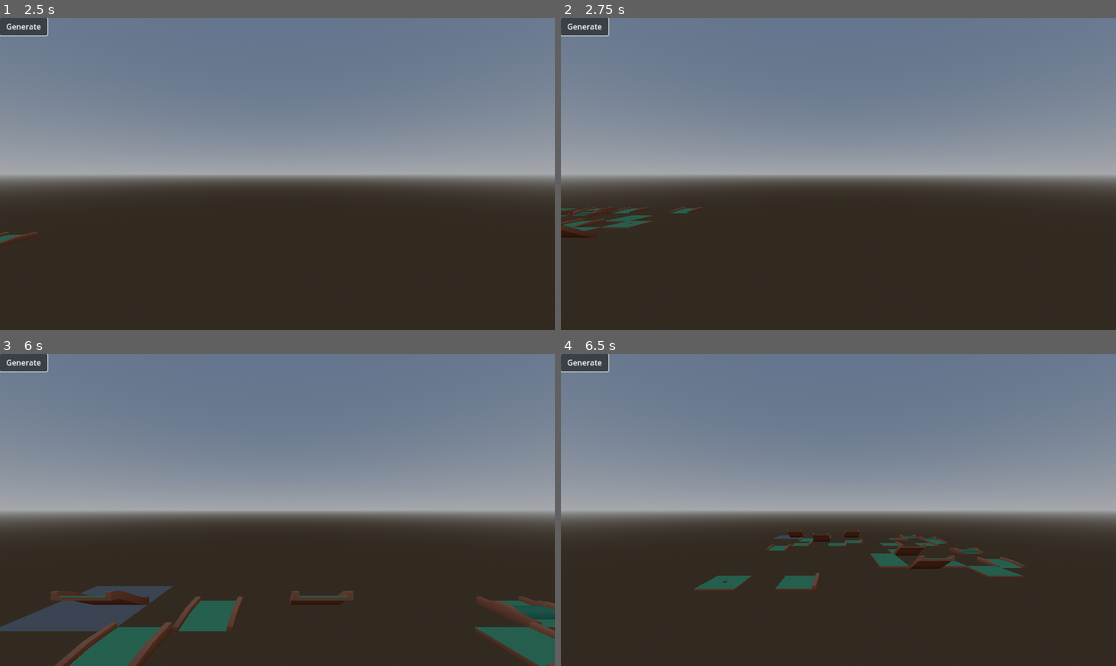
Above: before the commit, frames 1-4 (two rows, left to right).
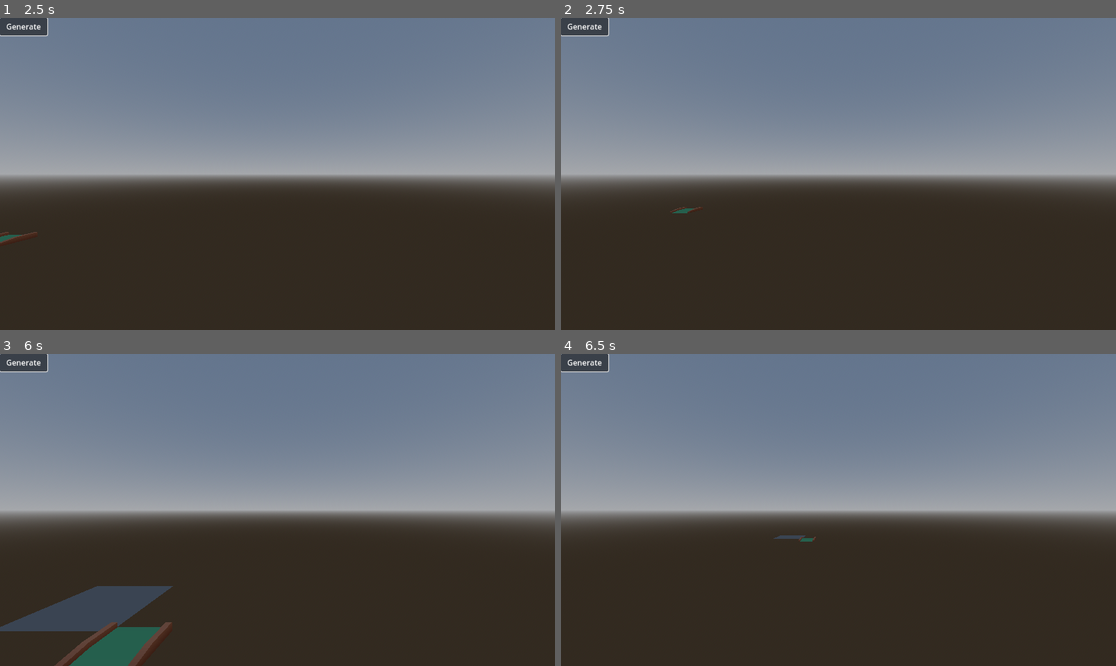
Above: after the commit, the same moments.

Repository: Inocybe/wave-function-collapse
Game: Godot game, scene res://main.tscn
Two runs of this game, one before a commit and one after it. Both use one fixed random seed, a clock stepped at 60 frames per second and the inputs below.
Inputs (mouse positions are in pixels of both pictures, inside the frame that each line leads up to):
- Up to frame 1 (2.5 s): click "Generate" at 0.5 s; tap Enter at 1.25 s; move the mouse to (399, 158) at 1.27 s; hold D 1.28-2.03 s; tap Shift at 1.35 s; click (399, 158) at 1.42 s; tap Space at 2 s; move the mouse to (166, 189) at 2.02 s; hold S from 2.03 s (still down); tap Ctrl at 2.1 s
- Up to frame 2 (2.75 s): keep holding S
- Up to frame 3 (6 s): move the mouse to (333, 441) at 2.77 s; release S at 2.78 s; hold D 2.78-3.53 s; tap Shift at 2.85, 4.35, 5.85 s; tap Enter at 3.5, 5 s; move the mouse to (249, 572) at 3.52 s; hold W 3.53-4.28 s; tap Ctrl at 3.6, 5.1 s; click (249, 572) at 3.67 s; tap Space at 4.25, 5.75 s; move the mouse to (444, 556) at 4.27 s; hold A 4.28-5.78 s; move the mouse to (111, 463) at 5.02 s; move the mouse to (305, 510) at 5.77 s; hold S from 5.78 s (still down); click (305, 510) at 5.92 s
- Up to frame 4 (6.5 s): keep holding S

Frame 1 is identical in both runs. In frame 2, 0.4% of the frame differs, in the area x 0-17%, y 60-71%; in frame 3, 3.7%, in the area x 9-100%, y 75-100%; in frame 4, 1.9%.

Commit message:
The code has changed a lot but still isn't working somehow, weird problem

Diff:
--- a/resources/wfc_constraints.tres
+++ b/resources/wfc_constraints.tres
@@ -22,6 +22,14 @@
 4: ["side-180.0"],
 5: ["Empty"]
 },
+"gap-180.0": {
+0: ["Empty"],
+1: ["Empty"],
+2: ["Empty"],
+3: ["Empty"],
+4: ["hole-round-180.0"],
+5: ["spline-default"]
+},
 "hill-corner-180.0": {
 0: ["Empty"],
 1: ["Empty"],
@@ -54,6 +62,14 @@
 4: ["side-90.0"],
 5: ["open"]
 },
+"hole-round-180.0": {
+0: ["Empty"],
+1: ["Empty"],
+2: ["Empty"],
+3: ["Empty"],
+4: ["Empty"],
+5: ["gap-180.0"]
+},
 "open": {
 0: ["Empty"],
 1: ["Empty"],
@@ -78,6 +94,22 @@
 4: ["ramp"],
 5: ["hill-round"]
 },
+"round-corner-b": {
+0: ["Empty"],
+1: ["Empty"],
+2: ["round-corner-b-180.0"],
+3: ["Empty"],
+4: ["split-t-180.0"],
+5: ["Empty"]
+},
+"round-corner-b-180.0": {
+0: ["Empty"],
+1: ["Empty"],
+2: ["Empty"],
+3: ["round-corner-b"],
+4: ["square-corner-a-270.0"],
+5: ["start"]
+},
 "side": {
 0: ["Empty"],
 1: ["Empty"],
@@ -102,13 +134,69 @@
 4: ["Empty"],
 5: ["hole-open"]
 },
+"spline-default": {
+0: ["Empty"],
+1: ["Empty"],
+2: ["Empty"],
+3: ["Empty"],
+4: ["spline-default", "gap-180.0"],
+5: ["walls-to-open", "spline-default"]
+},
+"split-t-180.0": {
+0: ["Empty"],
+1: ["Empty"],
+2: ["square-corner-a-270.0"],
+3: ["square-corner-a"],
+4: ["walls-to-open"],
+5: ["round-corner-b"]
+},
+"square-corner-a": {
+0: ["Empty"],
+1: ["Empty"],
+2: ["split-t-180.0"],
+3: ["Empty"],
+4: ["square-corner-a-90.0"],
+5: ["Empty"]
+},
+"square-corner-a-180.0": {
+0: ["Empty"],
+1: ["Empty"],
+2: ["Empty"],
+3: ["walls-to-open"],
+4: ["Empty"],
+5: ["square-corner-a-270.0"]
+},
+"square-corner-a-270.0": {
+0: ["Empty"],
+1: ["Empty"],
+2: ["Empty"],
+3: ["split-t-180.0"],
+4: ["square-corner-a-180.0"],
+5: ["round-corner-b-180.0"]
+},
+"square-corner-a-90.0": {
+0: ["Empty"],
+1: ["Empty"],
+2: ["walls-to-open"],
+3: ["Empty"],
+4: ["Empty"],
+5: ["square-corner-a"]
+},
 "start": {
 0: ["Empty"],
 1: ["Empty"],
 2: ["Empty"],
 3: ["Empty"],
-4: ["hill-round"],
-5: ["Empty"]
+4: ["hill-round", "round-corner-b-180.0"],
+5: ["Empty"]
+},
+"walls-to-open": {
+0: ["Empty"],
+1: ["Empty"],
+2: ["square-corner-a-180.0"],
+3: ["square-corner-a-90.0"],
+4: ["spline-default"],
+5: ["split-t-180.0"]
 }
 }
 mesh_library = ExtResource("1_ux53u")
--- a/scenes/grid_map.tscn
+++ b/scenes/grid_map.tscn
@@ -7,5 +7,5 @@
 cell_size = Vector3(1, 1, 1)
 cell_center_y = false
 data = {
-"cells": PackedInt32Array(65534, 65535, 91, 65534, 65534, 11 …(193 unchanged characters)… 4, 65529, 1048614, 65534, 65530, 1048589)
+"cells": PackedInt32Array(65534, 65535, 91, 65534, 65534, 11 …(193 unchanged characters)… 4, 65529, 1048614, 65534, 65530, 1048589, 4, 65535, 91, 4, 65534, 655394, 5, 65534, 34, 5, 65533, 655447, 6, 65533, 90, 4, 65533, 1441882, 4, 65532, 655450, 6, 65532, 1048666, 5, 65532, 111, 5, 65529, 655369, 5, 65528, 655374, 5, 65531, 85, 5, 65530, 85)
 }
--- a/scripts/build_grid_resource.gd
+++ b/scripts/build_grid_resource.gd
@@ -42,6 +42,12 @@
 		for direction in ConstraintDirections.values():
 			var adjacent_cell_position: Vector3 = Vector3(pos) + constraint_check_vectors[direction]
 			var adjacent_tile_name: String = get_name_at_pos(adjacent_cell_position)
+
+			# skips adding the tile if already give possibility
+			var key = tile_constraints.get(direction)
+			if key and key.has(adjacent_tile_name):
+				continue
+
 			tile_constraints.get_or_add(direction, []).append(adjacent_tile_name)
 
 
--- a/scripts/wfc.gd
+++ b/scripts/wfc.gd
@@ -18,6 +18,7 @@
 
 # position of tile along with array of available tiles
 var tiles: Dictionary[Vector3i, Array] = {}
+var last_collapsed_tile: Vector3i
 var smallest_collapse_size: int = 1000
 var smallest_collapses: Array[Vector3i]
 var max_iter: int = 200
@@ -38,15 +39,37 @@
 	var start_tile: String = "start"
 	var start_rand_pos: Vector3i = random_vector3i(grid_size)
 	tiles[start_rand_pos] = [start_tile]
+	last_collapsed_tile = start_rand_pos
 
 	propogate(start_rand_pos)
+
+	for direction in CheckDirections.values():
+			var checking_pos = start_rand_pos + propogate_check_directions[direction]
+
+			if checking_pos.x < 0 or checking_pos.x >= grid_size.x: continue
+			if checking_pos.y < 0 or checking_pos.y >= grid_size.y: continue
+			if checking_pos.z < 0 or checking_pos.z >= grid_size.z: continue
+
+			#print(checking_pos)
+			#print("MAIN TILE", tiles[checking_pos])
+
+
+			for direction1 in CheckDirections.values():
+				var checking_pos1 = checking_pos + propogate_check_directions[direction1]
+
+				if checking_pos1.x < 0 or checking_pos1.x >= grid_size.x: continue
+				if checking_pos1.y < 0 or checking_pos1.y >= grid_size.y: continue
+				if checking_pos1.z < 0 or checking_pos1.z >= grid_size.z: continue
+
+				#print(checking_pos1, " : ", tiles[checking_pos1])
+
+
 
 	collapse_wave_function()
 
 
 func initialize() -> void:
 	var array_of_available_tiles = wfc_constraints.rules.keys()
-	array_of_available_tiles.append("Empty")
 	for x in range(grid_size.x):
 		for z in range(grid_size.z):
 			for y in range(grid_size.y):
@@ -77,35 +100,16 @@
 		var lowest_entropy_cell: Vector3i = smallest_collapses[rand_int]
 
 
-
 		collapse(lowest_entropy_cell)
 		propogate(lowest_entropy_cell)
+		last_collapsed_tile = lowest_entropy_cell
+
+
 
 	print(tiles)
 
 
 func update_smallest_collapses() -> void:
-	#smallest_collapses.clear()
-	#smallest_collapse_size = 1000
-	#
-	#for direction in CheckDirections.values():
-		#var pos: Vector3i = propogate_check_directions[direction] + index
-		#
-		#if pos.x < 0 or pos.x >= grid_size.x: continue
-		#if pos.y < 0 or pos.y >= grid_size.y: continue
-		#if pos.z < 0 or pos.z >= grid_size.z: continue
-		#
-		#var tile_count = tiles[pos].size()
-		#
-		#
-		#if tile_count < smallest_collapse_size:
-			#smallest_collapse_size = tile_count
-			#smallest_collapses = [pos]
-		#elif tile_count == smallest_collapse_size:
-			#smallest_collapses.append(pos)
-
-
-
 
 	smallest_collapses.clear()
 	smallest_collapse_size = 10000
@@ -138,19 +142,24 @@
 		visited[current_pos] = true
 
 		for direction in CheckDirections.values():
-			var checking_pos = index + propogate_check_directions[direction]
+			var checking_pos = current_pos + propogate_check_directions[direction]
 
 			if checking_pos.x < 0 or checking_pos.x >= grid_size.x: continue
 			if checking_pos.y < 0 or checking_pos.y >= grid_size.y: continue
 			if checking_pos.z < 0 or checking_pos.z >= grid_size.z: continue
 
-			#if tiles[checking_pos].size() == 1:
-				#continue
+			if tiles[checking_pos].size() == 1:
+				continue
 
 			# pass
-			var possible_tiles = get_possible_tiles_for_neighbor(index, direction)
+			var possible_tiles = get_possible_tiles_for_neighbor(current_pos, direction)
+
+			var add_empty: bool = false
+			if possible_tiles.has("Empty"): add_empty = true
 
 			var new_tiles = intersect_arrays(tiles[checking_pos], possible_tiles)
+
+			if add_empty: new_tiles.append("Empty")
 
 			if new_tiles.size() < tiles[checking_pos].size():
 				tiles[checking_pos] = new_tiles
@@ -164,6 +173,64 @@
 	var size = tiles[index].size()
 	var collapsed_tile = tiles[index][randi_range(0, size - 1)]
 	tiles[index] = [collapsed_tile]
+
+
+
+
+#endregion
+
+
+func create_visual() -> void:
+	grid_map.clear()
+	for x:int in range(grid_size.x):
+		for z:int in range(grid_size.z):
+			for y:int in range(grid_size.y):
+				if !tiles.has(Vector3i(x,y,z)):
+					continue
+
+				var item: Array = tiles[Vector3i(x, y, z)]
+				if item.is_empty():
+					continue
+				if item[0] == "Empty":
+					continue
+				if item.size() > 1:
+					continue
+
+				grid_map.mesh_library = wfc_constraints.mesh_library
+				var cell = wfc_constraints.cell_on_name(item[0])
+				var rotation = wfc_constraints.rotation_on_name(item[0])
+				grid_map.set_cell_item(Vector3i(x,y,z), cell)
+
+
+
+func get_possible_tiles_for_neighbor(index: Vector3i, direction: int) -> Array:
+	var possible: Array = []
+
+	# For each tile possibility at current position
+	for tile_name in tiles[index]:
+
+		# Get what tiles can be adjacent in this direction
+		if wfc_constraints.rules.has(tile_name):
+			var rules = wfc_constraints.rules.get(tile_name, {})
+			var neighbor_candidates = rules.get(direction, [])
+			possible.append_array(neighbor_candidates)
+
+	possible = array_unique(possible)
+
+
+	return possible
+
+
+
+
+
+
+func array_unique(array: Array) -> Array:
+	var unique: Array = []
+	for item in array:
+		if not unique.has(item):
+			unique.append(item)
+	return unique
 
 
 func intersect_arrays(array1: Array, array2: Array) -> Array:
@@ -174,120 +241,6 @@
 	return result
 
 
-#endregion
-
-
-func create_visual() -> void:
-	grid_map.clear()
-	for x:int in range(grid_size.x):
-		for z:int in range(grid_size.z):
-			for y:int in range(grid_size.y):
-				if !tiles.has(Vector3i(x,y,z)):
-					continue
-
-				var item: Array = tiles[Vector3i(x, y, z)]
-				if item.is_empty():
-					continue
-				if item[0] == "Empty":
-					continue
-				if item.size() > 1:
-					continue
-
-				grid_map.mesh_library = wfc_constraints.mesh_library
-				var cell = wfc_constraints.cell_on_name(item[0])
-				var rotation = wfc_constraints.rotation_on_name(item[0])
-				grid_map.set_cell_item(Vector3i(x,y,z), cell, rotation)
-
-
-
-
-
-#region OLD BAD RECRURSSION METHOD
-
-func start_collapse() -> void:
-	var start_tile: String = "start"
-	var start_rand_pos: Vector3i = random_vector3i(grid_size)
-	tiles[Vector3i(start_rand_pos)].clear()
-	tiles[Vector3i(start_rand_pos)].append(start_tile) # TERRIBLE HARD CODED IN
-
-
-	collapse_adjacent_recursive(start_rand_pos)
-
-	print(tiles)
-
-
-
-func collapse_adjacent_recursive(original_pos: Vector3i, visited_tiles := {}) -> void:
-	if visited_tiles.has(original_pos):
-		return
-	visited_tiles[original_pos] = true
-
-
-	for direction in CheckDirections.values():
-		# check if out of bounds, if it is, ignore
-		var checking_pos: Vector3i = original_pos + propogate_check_directions[direction]
-
-		if checking_pos.x < 0 or checking_pos.x >= grid_size.x:
-			continue
-		if checking_pos.y < 0 or checking_pos.y >= grid_size.y:
-			continue
-		if checking_pos.z < 0 or checking_pos.z >= grid_size.z:
-			continue
-		if not tiles.has(checking_pos):
-			print("Skipping invalid position:", checking_pos)
-			continue
-		if tiles[checking_pos] == ["Empty"]:
-			continue
-
-
-		var available_tiles: Array[String] = []
-
-		# add items to the array where the constraints are true
-		for tile in tiles[original_pos]:
-			if tile == "Empty":
-				continue
-			available_tiles.append_array(wfc_constraints.rules[tile][direction])
-
-		# setting dictionary for the given position
-		available_tiles = array_unique(available_tiles)
-		tiles[checking_pos].clear()
-		tiles[checking_pos] = available_tiles
-
-		# getting smallest tiles
-		if available_tiles.size() < smallest_collapse_size:
-			smallest_collapse_size = available_tiles.size()
-			smallest_collapses.clear()
-			smallest_collapses.append(checking_pos)
-		elif available_tiles.size() == smallest_collapse_size:
-			smallest_collapses.append(checking_pos)
-
-
-		collapse_adjacent_recursive(checking_pos, visited_tiles)
-#endregion
-
-
-func get_possible_tiles_for_neighbor(index: Vector3i, direction: int) -> Array:
-	var possible: Array = []
-
-	# For each tile possibility at current position
-	for tile in tiles[index]:
-
-		# Get what tiles can be adjacent in this direction
-		if wfc_constraints.rules.has(tile) and wfc_constraints.rules[tile].size() > direction:
-			var allowed = wfc_constraints.rules[tile][direction]
-			for allowed_tile in allowed:
-				if !possible.has(allowed_tile):
-					possible.append(allowed_tile)
-
-	return possible
-
-func array_unique(array: Array[String]) -> Array:
-	var unique: Array[String] = []
-	for item in array:
-		if not unique.has(item):
-			unique.append(item)
-	return unique
-
 func random_vector3i(bounds: Vector3i) -> Vector3i:
 	return Vector3i(randi_range(0, grid_size.x - 1), randi_range(0, grid_size.y - 1), randi_range(0, grid_size.z - 1))
 
